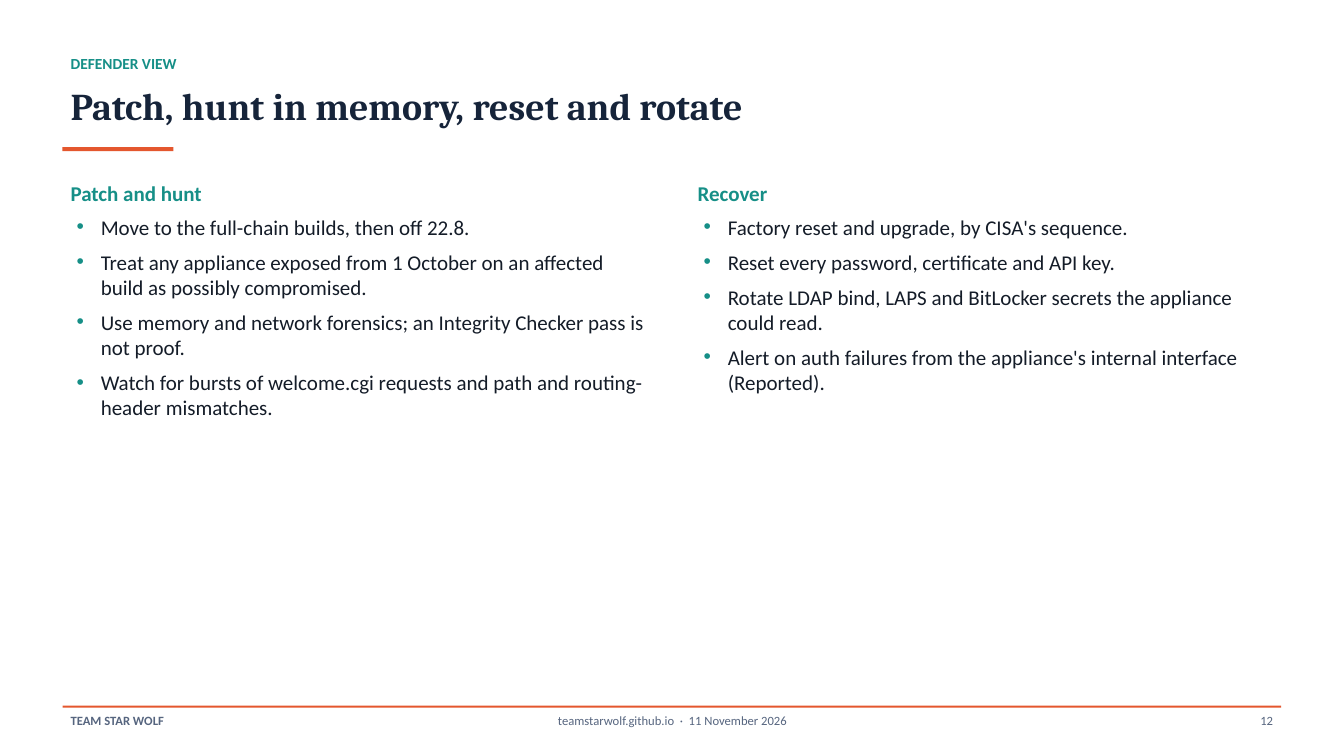
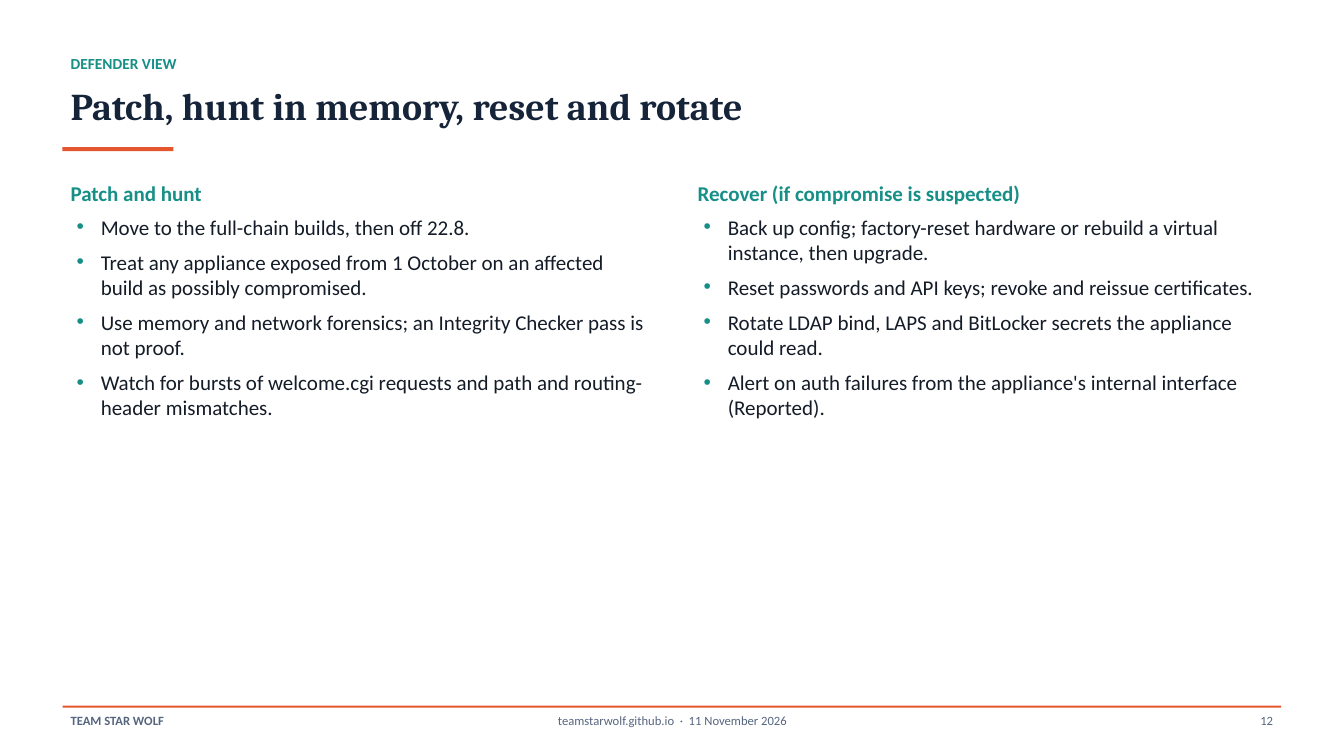
Before and after one commit to TeamStarWolf/TeamStarWolf, a slide deck: slide 12 of case-studies/slides/Ivanti_Connect_Secure_2026_Case_Study.pptx. Drawn at 1344x756 pixels with LibreOffice and Linux fonts; fonts in the diff are those of the drawing. Boxes give left, top, right and bottom in pixels: in the first picture for what was removed or moved away, otherwise in the second. Text is boxed around its words. In the diff, an @@ line names an element or a change of style, - is before the commit and + after.

```diff
--- a/case-studies/slides/Ivanti_Connect_Secure_2026_Case_Study.pptx
+++ b/case-studies/slides/Ivanti_Connect_Secure_2026_Case_Study.pptx
@@ text at [698,185,1253,299]: text changed @@
-Recover
-• Factory reset and upgrade, by CISA's sequence.
-• Reset every password, certificate and API key.
+Recover (if compromise is suspected)
+• Back up config; factory-reset hardware or rebuild a virtual instance, then upgrade.
+• Reset passwords and API keys; revoke and reissue certificates.
```
Also in this commit, not shown: 4 other slides changed, 7 other files.
